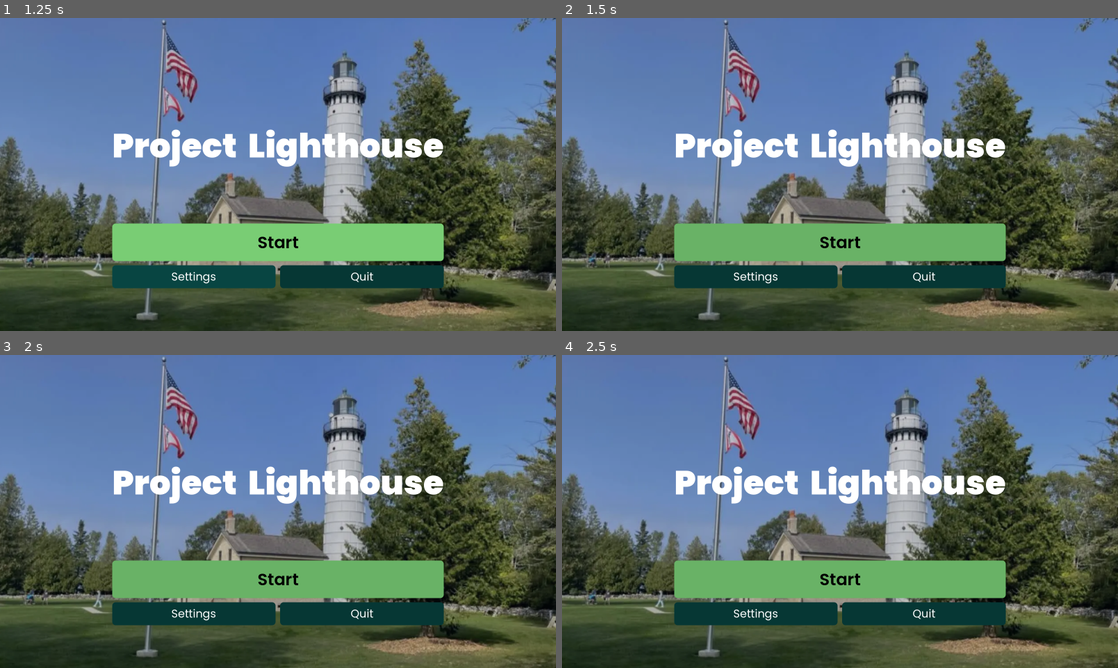
Above: before the commit, frames 1-4 (two rows, left to right).
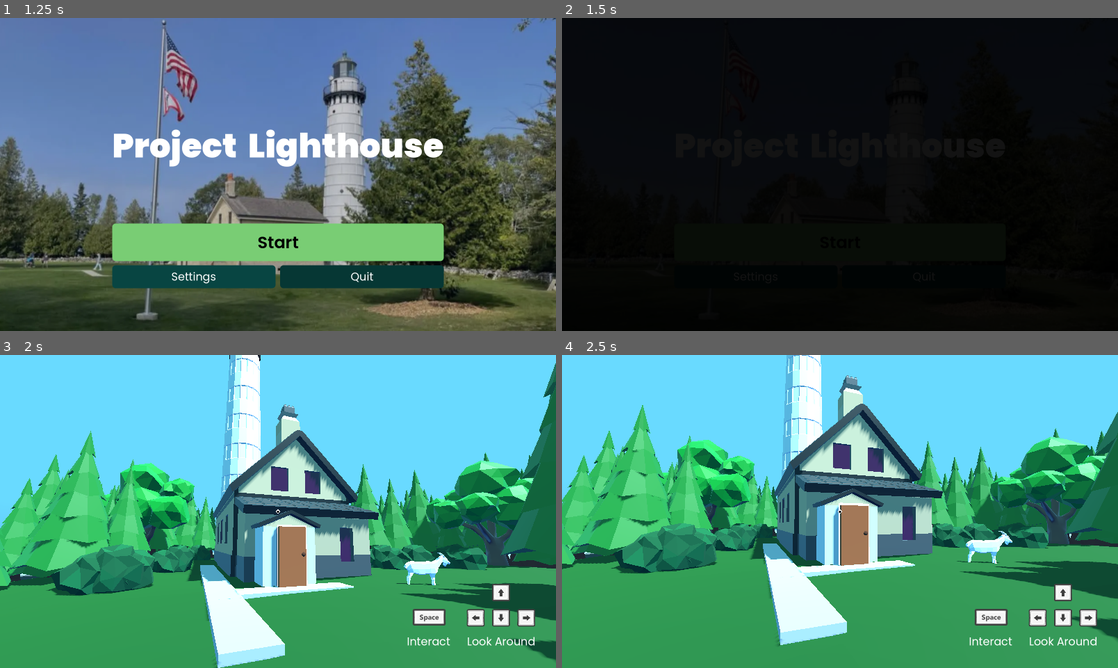
Above: after the commit, the same moments.

Repository: Illuminate-Wisc/Lighthouse
Game: Godot game, scene res://src/scenes/main_menu/main_menu.tscn
The game is run twice, just before and just after one commit, with the same random seed, the same clock (stepped at 60 frames per second) and the same inputs.
Inputs (mouse positions are in pixels of both pictures, inside the frame that each line leads up to):
- Up to frame 1 (1.25 s): click "Settings" at 0.5 s
- Up to frame 2 (1.5 s): click "Start" at 1.25 s
- Up to frame 3 (2 s): no input
- Up to frame 4 (2.5 s): click (840, 580) at 2 s, where only the run before the commit has a clickable "Start"

Frame 1 is identical in both runs. In frame 2, 99% of the frame differs, in the area x 0-100%, y 0-100%; in frame 3, 100%; in frame 4, 100%.
Error before the commit: Parse Error: Used space character for indentation instead of tab as used before in the file. (res://src/scenes/main_menu/main_menu.gd:16)
Error after the commit: Invalid assignment of property or key 'visible' with value of type 'bool' on a base object of type 'null instance'. (res://src/scenes/main_menu/main_menu.gd:26)

Commit message:
modify some files

Diff:
--- a/src/scenes/main_menu/main_menu.gd
+++ b/src/scenes/main_menu/main_menu.gd
@@ -3,7 +3,7 @@
 
 @export var start_scene = "res://src/scenes/world/world.tscn"
 
-@onready var main_buttons = $MainButtons as Control
+@onready var main_buttons_container = $MainButtons as Control
 @onready var settings = $Settings as Settings
 
 
@@ -14,27 +14,27 @@
 
 # Called every frame. 'delta' is the elapsed time since the previous frame.
 func _process(_delta):
-    if Input.is_action_just_pressed("ui_cancel"):
-        if main_buttons_container.visible == false:
-            main_buttons_container.visible = true
-        else:
-            main_buttons_container.visible = false
+	if Input.is_action_just_pressed("ui_cancel"):
+		if main_buttons_container.visible == false:
+			main_buttons_container.visible = true
+		else:
+			main_buttons_container.visible = false
 
 
 # go to the settings menu
 func _on_settings_pressed():
-    main_buttons_container.visible = false
-    settings.visible = true
+	main_buttons_container.visible = false
+	settings.visible = true
 
 
 func _on_return_button_pressed():
-    main_buttons_container.visible = true
-    settings.visible = false
+	main_buttons_container.visible = true
+	settings.visible = false
 
 
 func _on_start_pressed():
-    SceneSwitcher.to(start_scene)
+	SceneSwitcher.to(start_scene)
 
 
 func _on_quit_pressed():
-    get_tree().quit()
+	get_tree().quit()
